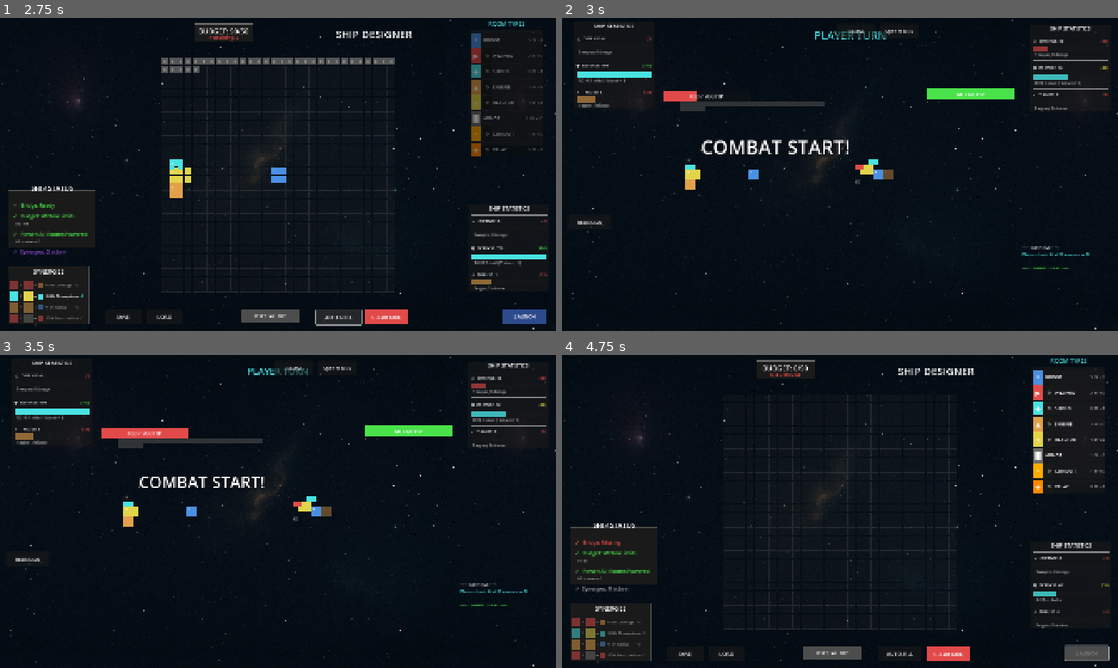
Above: before the commit, frames 1-4 (two rows, left to right).
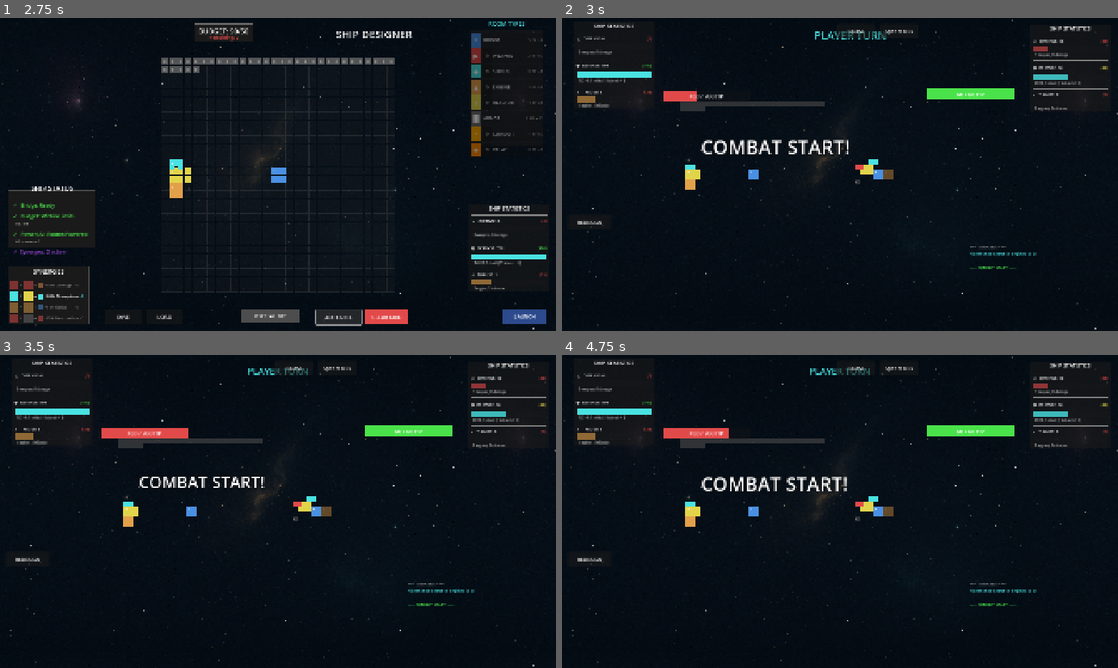
Above: after the commit, the same moments.

Repository: cautiouskurns/Startship-Designer
Game: Godot game, scene res://scenes/mission/MissionSelect.tscn
Same seed, same stepped clock (60 frames per second), same inputs: the game is played once before the commit and once after it. Sound files missing from this copy of the repository are replaced by a short silence.
Inputs (mouse positions are in pixels of both pictures, inside the frame that each line leads up to):
- Up to frame 1 (2.75 s): click "PATROL DUTY" at 0.5 s; click "START" at 1.25 s; click "AUTO-FILL" at 2 s
- Up to frame 2 (3 s): click "LAUNCH" at 2.75 s
- Up to frame 3 (3.5 s): no input
- Up to frame 4 (4.75 s): click "REDESIGN" at 3.5 s; click (1084, 652) at 4.25 s, where only the run after the commit has a clickable "LAUNCH"

Frame 1 is identical in both runs. In frame 2, 0.3% of the frame differs, in the area x 73-95%, y 72-81%; in frame 3, 0.3%; in frame 4, 11%, in the area x 1-99%, y 1-98%.

Commit message:
feat: Enhance ship redesign functionality and relay power coverage calculations

Diff:
--- a/scenes/combat/Combat.tscn
+++ b/scenes/combat/Combat.tscn
@@ -279,8 +279,8 @@
 
 [node name="CombatLog" type="ScrollContainer" parent="."]
 layout_mode = 0
-offset_left = 1589.0
-offset_top = 782.0
+offset_left = 1406.0
+offset_top = 780.0
 offset_right = 1889.0
 offset_bottom = 1050.0
 script = ExtResource("3")
--- a/scripts/autoload/GameState.gd
+++ b/scripts/autoload/GameState.gd
@@ -22,6 +22,9 @@
 
 ## Template to load when entering designer (set by HullSelect, cleared after load)
 var template_to_load = null
+
+## Template to restore after combat defeat (set before launching combat, cleared after load)
+var redesign_template = null
 
 ## Hull type definitions (Phase 10.4 - shaped hulls)
 ## grid_shape: 'X' = valid tile, '.' = empty space
--- a/scripts/components/GridTile.gd
+++ b/scripts/components/GridTile.gd
@@ -173,13 +173,14 @@
 	if not occupying_room:
 		return
 
+	# Update Room instance's power state (calls Room.set_powered() for proper visual update)
+	if occupying_room:
+		occupying_room.set_powered(powered)
+
 	if powered:
-		# Powered: full opacity room background, full opacity Room node (if anchor)
+		# Powered: full opacity room background
 		if room_background:
 			room_background.modulate = Color(1, 1, 1, 1)
-
-		if is_anchor and occupying_room:
-			occupying_room.modulate = Color(1, 1, 1, 1)
 
 		# Remove unpowered overlay if it exists
 		if unpowered_overlay:
@@ -187,12 +188,9 @@
 			unpowered_overlay.queue_free()
 			unpowered_overlay = null
 	else:
-		# Unpowered: dim background and Room node + gray overlay
+		# Unpowered: dim background + gray overlay
 		if room_background:
 			room_background.modulate = Color(1, 1, 1, 0.5)
-
-		if is_anchor and occupying_room:
-			occupying_room.modulate = Color(1, 1, 1, 0.5)
 
 		# Create gray overlay if it doesn't exist
 		if not unpowered_overlay:
--- a/scripts/components/Room.gd
+++ b/scripts/components/Room.gd
@@ -76,11 +76,13 @@
 			print("  Stopping pulse animation (unpowered)")
 			_stop_pulse_animation()
 	else:
-		# Standard power visual for other rooms (opacity-based)
+		# Standard power visual for other rooms
 		if is_powered:
-			modulate.a = 1.0  # Full opacity
+			# Powered: Full brightness (bright color)
+			modulate = Color(1, 1, 1, 1)
 		else:
-			modulate.a = 0.5  # 50% opacity when unpowered
+			# Unpowered: Dimmed (50% opacity)
+			modulate = Color(1, 1, 1, 0.5)
 
 ## Start pulse animation for powered relays (Feature 2.4)
 func _start_pulse_animation():
--- a/scripts/data/ShipData.gd
+++ b/scripts/data/ShipData.gd
@@ -91,8 +91,9 @@
 	# Remove from room_instances dictionary
 	room_instances.erase(room_id)
 
-## Calculate power grid based on reactor positions (Phase 10.2 - multi-tile room support)
-func calculate_power_grid():
+## Calculate power grid based on reactor positions and relay coverage (Phase 10.2 - multi-tile room support)
+## secondary_grid: Optional SecondaryGrid with relay connections for relay coverage calculation
+func calculate_power_grid(secondary_grid = null):
 	# Initialize power_grid with same dimensions as grid
 	power_grid.clear()
 	for y in range(grid.size()):
@@ -104,7 +105,7 @@
 	# Phase 10.2: Track which room instances are powered (not individual tiles)
 	var powered_room_ids = {}  # Dictionary of room_id -> true for powered rooms
 
-	# First pass: Determine which room instances should be powered
+	# First pass: Determine which room instances should be powered by reactors
 	for y in range(grid.size()):
 		for x in range(grid[y].size()):
 			var room_type = grid[y][x]
@@ -147,6 +148,67 @@
 							# Fallback for old single-tile system
 							power_grid[y][x] = true
 						break
+
+	# Relay coverage pass: Power rooms within 3-tile radius of powered relays
+	if secondary_grid and not room_instances.is_empty():
+		const RELAY_COVERAGE_RADIUS = 3.0
+
+		# Find all relays with valid powered connections
+		for room_id in room_instances:
+			var room_data = room_instances[room_id]
+			if room_data["type"] != RoomData.RoomType.RELAY:
+				continue
+
+			# Check if relay has a valid powered connection
+			var connection = secondary_grid.get_connection(room_id)
+			if connection.is_empty() or not connection.get("is_powered", false):
+				continue
+
+			# Calculate relay center (2×2 relay, center is average of all tiles)
+			var relay_tiles: Array = room_data["tiles"]
+			if relay_tiles.is_empty():
+				continue
+
+			var relay_center_x = 0.0
+			var relay_center_y = 0.0
+			for tile_pos in relay_tiles:
+				relay_center_x += tile_pos.x
+				relay_center_y += tile_pos.y
+			relay_center_x /= relay_tiles.size()
+			relay_center_y /= relay_tiles.size()
+
+			# Power all rooms within RELAY_COVERAGE_RADIUS tiles of relay center
+			for check_room_id in room_instances:
+				var check_room_data = room_instances[check_room_id]
+				var check_room_type = check_room_data["type"]
+
+				# Skip if already powered, or if it's EMPTY, BRIDGE, REACTOR (self-powered)
+				if check_room_id in powered_room_ids:
+					continue
+				if check_room_type == RoomData.RoomType.EMPTY or check_room_type == RoomData.RoomType.BRIDGE or check_room_type == RoomData.RoomType.REACTOR:
+					continue
+
+				# Calculate distance from relay center to room center
+				var room_tiles: Array = check_room_data["tiles"]
+				if room_tiles.is_empty():
+					continue
+
+				var room_center_x = 0.0
+				var room_center_y = 0.0
+				for tile_pos in room_tiles:
+					room_center_x += tile_pos.x
+					room_center_y += tile_pos.y
+				room_center_x /= room_tiles.size()
+				room_center_y /= room_tiles.size()
+
+				# Check distance (Euclidean distance from centers)
+				var dx = room_center_x - relay_center_x
+				var dy = room_center_y - relay_center_y
+				var distance = sqrt(dx * dx + dy * dy)
+
+				# Power room if within coverage radius
+				if distance <= RELAY_COVERAGE_RADIUS:
+					powered_room_ids[check_room_id] = true
 
 	# Second pass: Apply power to all tiles belonging to powered room instances
 	for y in range(grid.size()):
@@ -198,7 +260,8 @@
 	calculate_power_grid()
 
 ## Create ShipData from ShipDesigner's grid_tiles and placed_rooms arrays (Phase 10.4 - sparse grids for shaped hulls)
-static func from_designer_grid(grid_tiles: Array, placed_rooms: Array = [], grid_width: int = 8, grid_height: int = 6) -> ShipData:
+## secondary_grid: Optional SecondaryGrid with relay connections for relay coverage calculation
+static func from_designer_grid(grid_tiles: Array, placed_rooms: Array = [], grid_width: int = 8, grid_height: int = 6, secondary_grid = null) -> ShipData:
 	var room_grid = []
 	var room_id_grid_data = []
 
@@ -245,8 +308,8 @@
 	ship.max_hp = hull_hp
 	ship.current_hp = hull_hp
 
-	# Calculate power grid
-	ship.calculate_power_grid()
+	# Calculate power grid with relay coverage
+	ship.calculate_power_grid(secondary_grid)
 
 	return ship
 
--- a/scripts/data/ShipTemplate.gd
+++ b/scripts/data/ShipTemplate.gd
@@ -148,12 +148,16 @@
 			push_warning("Could not place %s at (%d, %d) from template" % [RoomData.get_label(room_type), anchor.x, anchor.y])
 			# Continue trying to place other rooms
 
+	# Auto-route all relays (must happen before power states are calculated)
+	designer._auto_route_all_relays()
+
 	# Update all displays
 	designer._update_budget_display()
 	designer.update_all_power_states()
 	designer.update_palette_counts()
 	designer.update_palette_availability()
 	designer._update_ship_status()
+	designer._update_ship_stats()
 	designer.update_synergies()
 
 	return true
@@ -187,6 +191,11 @@
 	# Add to placed rooms tracking array
 	designer.placed_rooms.append(room)
 
+	# Connect relay hover signals for coverage visualization
+	if room_type == RoomData.RoomType.RELAY:
+		room.relay_hovered.connect(designer._on_relay_hovered)
+		room.relay_unhovered.connect(designer._on_relay_unhovered)
+
 	# Update budget
 	designer.current_budget = designer.calculate_current_budget()
 
--- a/scripts/designer/ShipDesigner.gd
+++ b/scripts/designer/ShipDesigner.gd
@@ -178,6 +178,17 @@
 		else:
 			push_error("Failed to auto-load template")
 
+	# Check if returning from combat defeat for redesign
+	if GameState.redesign_template:
+		var template = GameState.redesign_template
+		GameState.redesign_template = null  # Clear after loading
+		# Apply template to restore design
+		var success = template.apply_to_designer(self)
+		if success:
+			print("Restored design for redesign")
+		else:
+			push_error("Failed to restore redesign template")
+
 ## Calculate current budget from all placed rooms (Phase 7.1 - count room instances, not tiles)
 func calculate_current_budget() -> int:
 	var total = 0
@@ -235,8 +246,8 @@
 
 ## Update ship stats panel (Phase 10.9)
 func _update_ship_stats():
-	# Create temporary ShipData to calculate stats (Feature 1.1 - use main_grid)
-	var temp_ship = ShipData.from_designer_grid(main_grid.get_all_tiles(), placed_rooms, main_grid.grid_width, main_grid.grid_height)
+	# Create temporary ShipData to calculate stats (Feature 1.1 - use main_grid, Feature 2.4 - pass secondary_grid for relay power)
+	var temp_ship = ShipData.from_designer_grid(main_grid.get_all_tiles(), placed_rooms, main_grid.grid_width, main_grid.grid_height, secondary_grid)
 
 	# Get hull bonuses
 	var hull_data = GameState.get_current_hull_data()
@@ -290,28 +301,38 @@
 	return count
 
 ## Count number of unpowered rooms (excluding EMPTY and ARMOR)
+## Fixed: Counts room instances, not tiles (multi-tile rooms counted once)
 func count_unpowered_rooms() -> int:
-	# Create temporary ShipData to calculate power grid (Feature 1.1 - use main_grid)
-	var temp_ship = ShipData.from_designer_grid(main_grid.get_all_tiles(), placed_rooms, main_grid.grid_width, main_grid.grid_height)
+	# Create temporary ShipData to calculate power grid (Feature 1.1 - use main_grid, Feature 2.4 - pass secondary_grid for relay power)
+	var temp_ship = ShipData.from_designer_grid(main_grid.get_all_tiles(), placed_rooms, main_grid.grid_width, main_grid.grid_height, secondary_grid)
 
 	var unpowered_count = 0
-	for tile in main_grid.get_all_tiles():
-		var room_type = tile.get_room_type()
-
-		# Skip empty tiles and armor (armor doesn't need power)
-		if room_type == RoomData.RoomType.EMPTY or room_type == RoomData.RoomType.ARMOR:
+
+	# Count unpowered room instances (not tiles)
+	for room in placed_rooms:
+		var room_type = room.room_type
+
+		# Skip armor (armor doesn't need power) and empty
+		if room_type == RoomData.RoomType.ARMOR or room_type == RoomData.RoomType.EMPTY:
 			continue
 
-		# Check if this room is powered
-		if not temp_ship.is_room_powered(tile.grid_x, tile.grid_y):
+		# Check if any tile of this room instance is powered
+		var is_powered = false
+		for tile in room.get_occupied_tiles():
+			if temp_ship.is_room_powered(tile.grid_x, tile.grid_y):
+				is_powered = true
+				break
+
+		# Count as unpowered if no tiles are powered
+		if not is_powered:
 			unpowered_count += 1
 
 	return unpowered_count
 
 ## Count number of active synergies
 func count_synergies() -> int:
-	# Create temporary ShipData to calculate synergies (Feature 1.1 - use main_grid)
-	var temp_ship = ShipData.from_designer_grid(main_grid.get_all_tiles(), placed_rooms, main_grid.grid_width, main_grid.grid_height)
+	# Create temporary ShipData to calculate synergies (Feature 1.1 - use main_grid, Feature 2.4 - pass secondary_grid for relay power)
+	var temp_ship = ShipData.from_designer_grid(main_grid.get_all_tiles(), placed_rooms, main_grid.grid_width, main_grid.grid_height, secondary_grid)
 	var synergy_bonuses = temp_ship.calculate_synergy_bonuses()
 	var synergy_counts = synergy_bonuses["counts"]
 
@@ -421,15 +442,19 @@
 
 	return true
 
-## Export current ship design as ShipData for combat (Feature 1.1 - use main_grid)
+## Export current ship design as ShipData for combat (Feature 1.1 - use main_grid, Feature 2.4 - pass secondary_grid for relay power)
 func export_ship_data() -> ShipData:
 	# HP is calculated based on armor count in ShipData
-	return ShipData.from_designer_grid(main_grid.get_all_tiles(), placed_rooms, main_grid.grid_width, main_grid.grid_height)
-
-## Update power states for all tiles based on reactor positions (Feature 1.1 - use main_grid for data)
+	return ShipData.from_designer_grid(main_grid.get_all_tiles(), placed_rooms, main_grid.grid_width, main_grid.grid_height, secondary_grid)
+
+## Update power states for all tiles based on reactor positions (Feature 1.1 - use main_grid for data, Feature 2.4 - pass secondary_grid for relay power)
 func update_all_power_states():
-	# Create temporary ShipData to calculate power grid
-	var temp_ship = ShipData.from_designer_grid(main_grid.get_all_tiles(), placed_rooms, main_grid.grid_width, main_grid.grid_height)
+	# Feature 2.4: Update relay powered states FIRST (before calculating power grid)
+	# This ensures relay connections have is_powered=true when calculate_power_grid checks them
+	secondary_grid.update_all_powered_states(main_grid, placed_rooms)
+
+	# Create temporary ShipData to calculate power grid (with relay coverage now working)
+	var temp_ship = ShipData.from_designer_grid(main_grid.get_all_tiles(), placed_rooms, main_grid.grid_width, main_grid.grid_height, secondary_grid)
 
 	# Update visual power state for each tile
 	for tile in main_grid.get_all_tiles():
@@ -445,9 +470,6 @@
 
 	# Update power lines visual (keep ship_grid for visual operations)
 	ship_grid.draw_power_lines(temp_ship)
-
-	# Feature 2.4: Update relay powered states based on connection validity
-	secondary_grid.update_all_powered_states(main_grid, placed_rooms)
 
 	# Update relay room visuals based on powered state
 	print("Feature 2.4 DEBUG: Updating relay visuals")
@@ -462,7 +484,7 @@
 	if power_overlay_enabled:
 		ship_grid.draw_routing_lines(secondary_grid)
 
-## Update synergy indicators based on room adjacencies (Feature 1.1 - use main_grid)
+## Update synergy indicators based on room adjacencies (Feature 1.1 - use main_grid, Feature 2.4 - pass secondary_grid for relay power)
 func update_synergies():
 	# Clear existing synergy indicators
 	for child in synergy_container.get_children():
@@ -526,7 +548,7 @@
 				created_synergies[synergy_key] = true
 
 	# Update synergy guide panel with counts
-	var temp_ship = ShipData.from_designer_grid(main_grid.get_all_tiles(), placed_rooms, main_grid.grid_width, main_grid.grid_height)
+	var temp_ship = ShipData.from_designer_grid(main_grid.get_all_tiles(), placed_rooms, main_grid.grid_width, main_grid.grid_height, secondary_grid)
 	var synergy_bonuses = temp_ship.calculate_synergy_bonuses()
 	synergy_guide_panel.update_synergy_counts(synergy_bonuses["counts"])
 
@@ -1093,6 +1115,10 @@
 	# Emit signal
 	emit_signal("launch_pressed")
 
+	# Save current design for redesign restoration after combat defeat
+	var current_template = ShipTemplate.from_ship_designer(self, "Redesign")
+	GameState.redesign_template = current_template
+
 	# Export player ship data
 	var player_ship = export_ship_data()
 
@@ -1335,13 +1361,13 @@
 
 	return true
 
-## Get positions adjacent to powered rooms (Phase 10.5 - for power-aware placement)
+## Get positions adjacent to powered rooms (Phase 10.5 - for power-aware placement, Feature 2.4 - pass secondary_grid for relay power)
 ## Returns array of Vector2i positions that would be powered (Feature 1.1 - use main_grid)
 func _get_powered_positions() -> Array:
 	var powered_positions = []
 
 	# Create temp ship to check power
-	var temp_ship = ShipData.from_designer_grid(main_grid.get_all_tiles(), placed_rooms, main_grid.grid_width, main_grid.grid_height)
+	var temp_ship = ShipData.from_designer_grid(main_grid.get_all_tiles(), placed_rooms, main_grid.grid_width, main_grid.grid_height, secondary_grid)
 
 	# Check all grid positions
 	for y in range(main_grid.grid_height):
